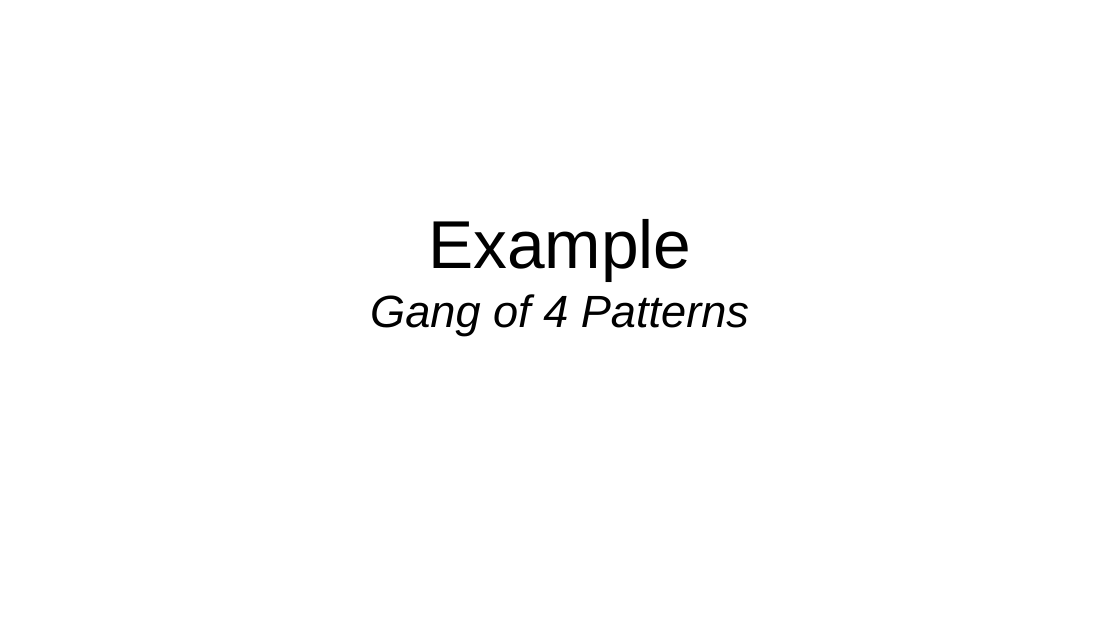
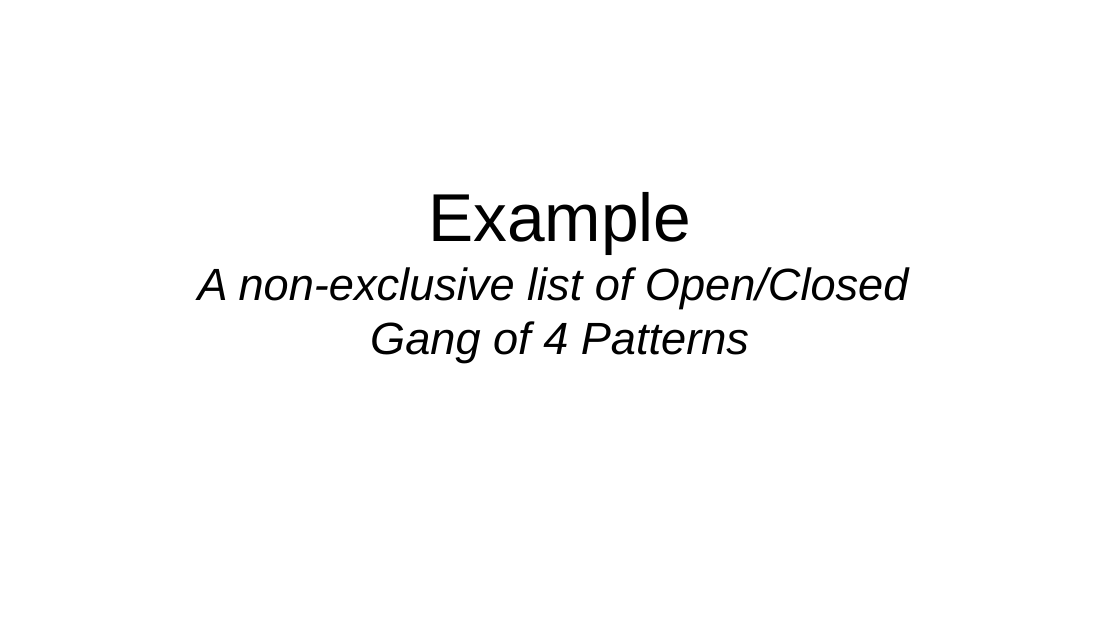
Before and after one commit to maxmeffert/SOLID, a slide deck: slide 13 of TheOofSOLID/TheOofSOLID.odp. Drawn at 1120x630 pixels with LibreOffice and Linux fonts; fonts in the diff are those of the drawing. Boxes give left, top, right and bottom in pixels: in the first picture for what was removed or moved away, otherwise in the second. Text is boxed around its words. In the diff, an @@ line names an element or a change of style, - is before the commit and + after.

```diff
--- a/TheOofSOLID/TheOofSOLID.odp
+++ b/TheOofSOLID/TheOofSOLID.odp
@@ subtitle at (x1=198, y1=267, x2=908, y2=309): paragraph added @@
+A non-exclusive list of Open/Closed
```
Also in this commit, not shown: 4 slides added, 5 slides removed, 6 other files.
